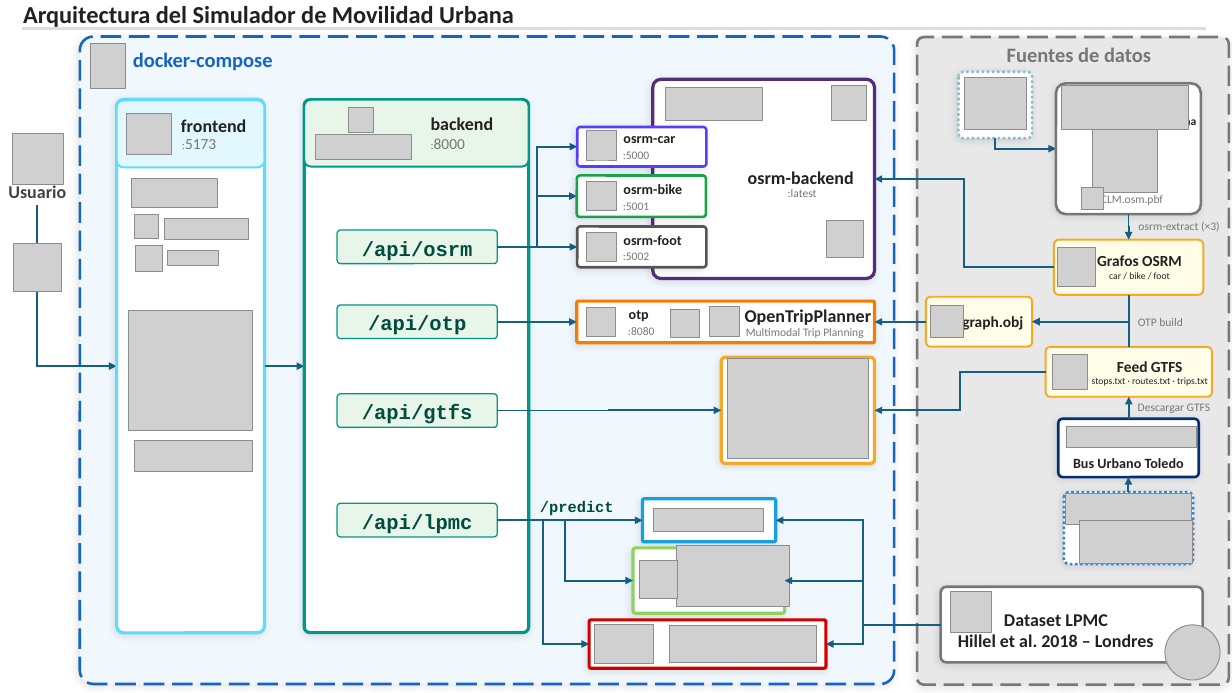
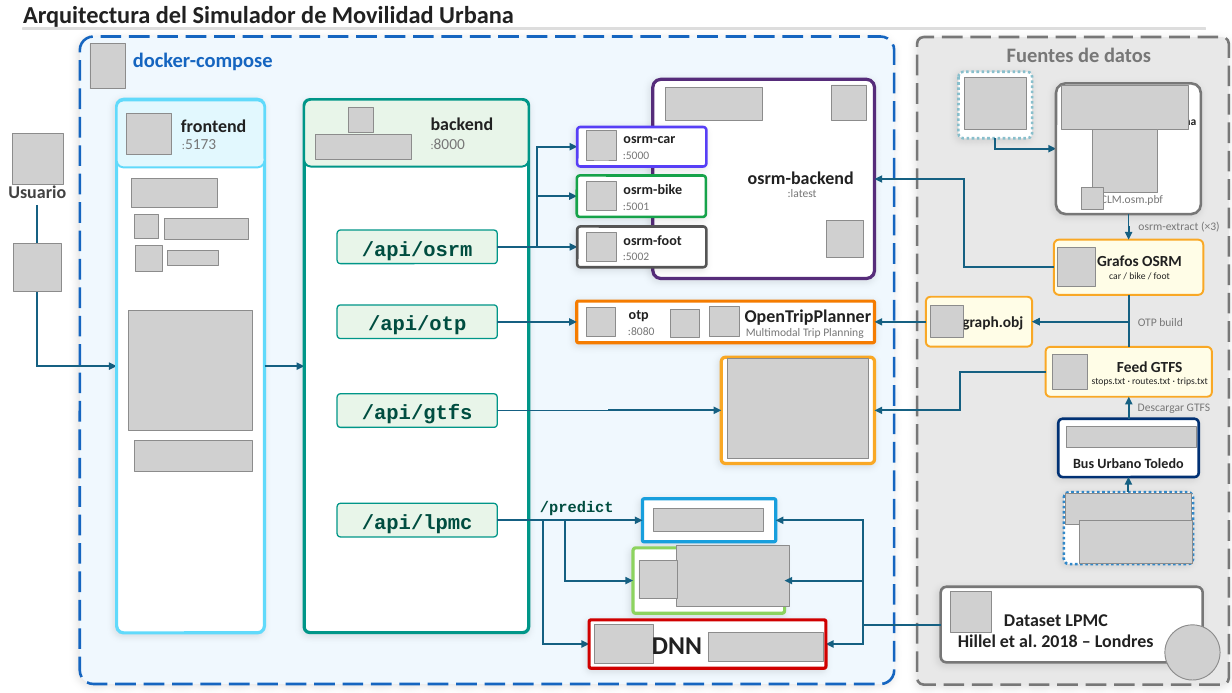
Before and after one commit to ivanuclm/movilidad-urbana, a slide deck: slide 1 of ARQUITECTURAS.pptx. Drawn at 1232x693 pixels with LibreOffice and Linux fonts; fonts in the diff are those of the drawing; grey boxes stand for pictures. Boxes give left, top, right and bottom in pixels: in the first picture for what was removed or moved away, otherwise in the second. Text is boxed around its words. In the diff, an @@ line names an element or a change of style, - is before the commit and + after.

```diff
--- a/ARQUITECTURAS.pptx
+++ b/ARQUITECTURAS.pptx
@@ text added at <box>652,633,702,660</box>, 20 pt, text #212121, bold @@
+DNN
@@ picture: place and size @@
-picture at <box>669,626,817,662</box>
+picture at <box>709,633,823,662</box>
```
Also in this commit, not shown: 8 other files.
